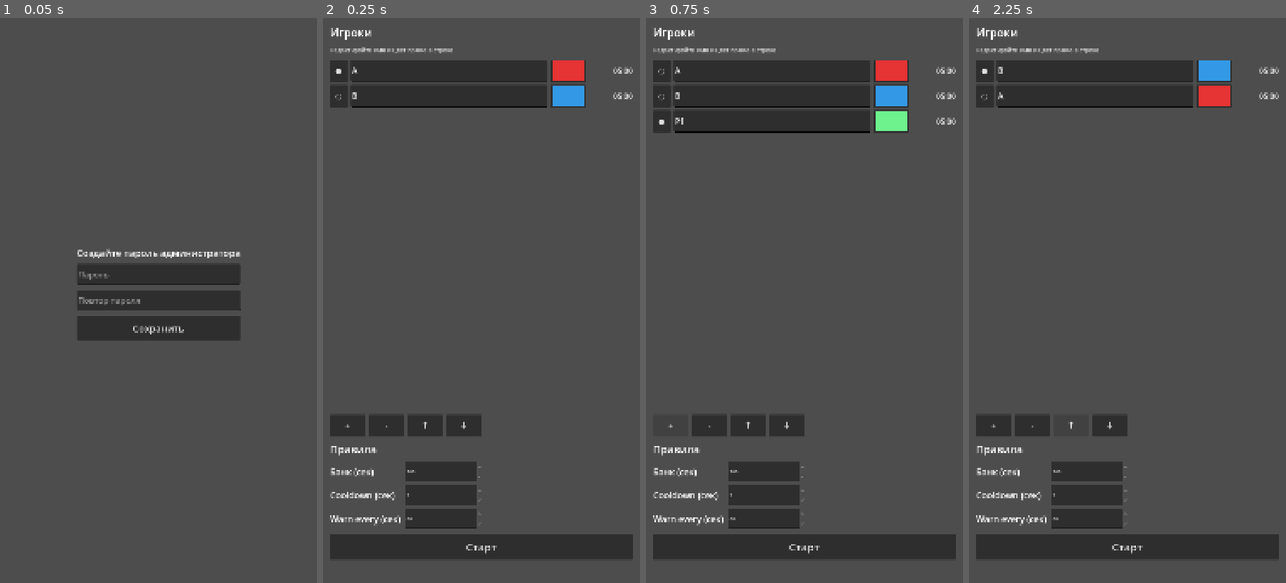
Above: before the commit, frames 1-4 (left to right).
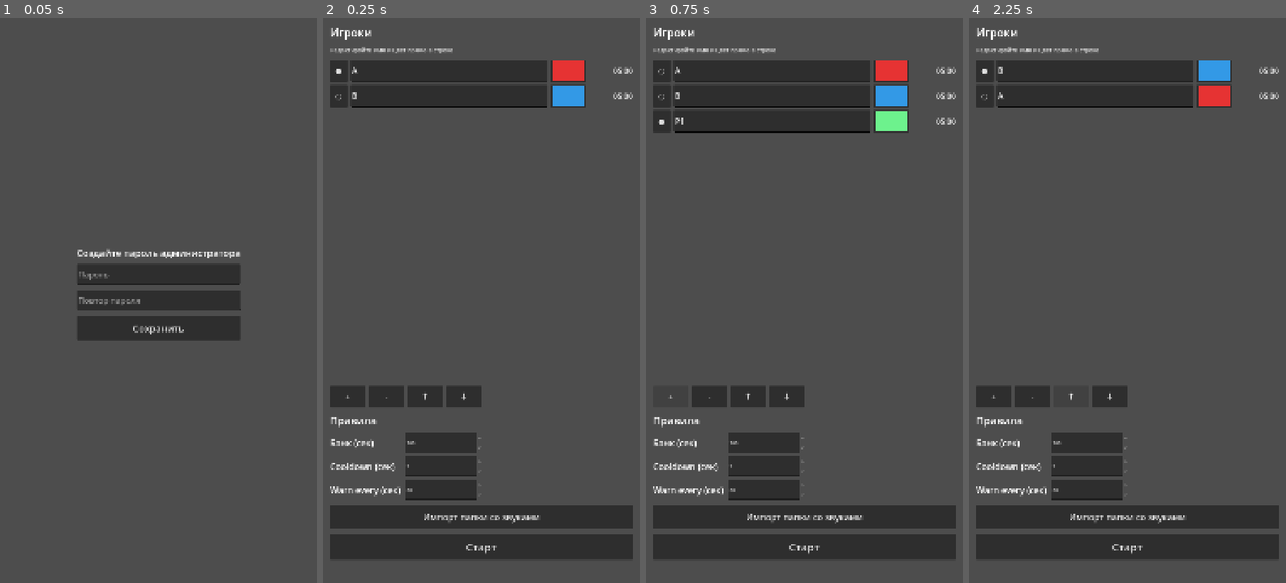
Above: after the commit, the same moments.

Repository: PhysicistLeon/turnboard-timebank
Game: Godot game, scene res://ui/Main.tscn
The game is run twice, just before and just after one commit, with the same random seed, the same clock (stepped at 60 frames per second) and the same inputs.
Inputs:
- Up to frame 1 (0.05 s): no input
- Up to frame 2 (0.25 s): no input
- Up to frame 3 (0.75 s): click "+" at 0.5 s
- Up to frame 4 (2.25 s): click "-" at 1.25 s; click "↑" at 2 s

Frame 1 is identical in both runs. In frame 2, 8.5% of the frame differs, in the area x 2-98%, y 65-91%; in frame 3, 7.8%; in frame 4, 7.8%.

Commit message:
Scope click sound to BigBtn and add runtime sound folder import

Diff:
--- a/autoload/GameController.gd
+++ b/autoload/GameController.gd
@@ -6,12 +6,10 @@
 const StorageScript := preload("res://infra/Storage.gd")
 const LoggerScript := preload("res://infra/Logger.gd")
 const SoundServiceScript := preload("res://infra/SoundService.gd")
-const UI_CLICK_PATH := "res://sounds/kriakalka.mp3"
 
 var storage = StorageScript.new()
 var event_logger = LoggerScript.new()
 var sound = SoundServiceScript.new()
-var _ui_click_player: AudioStreamPlayer = AudioStreamPlayer.new()
 
 var state := Model.GameState.new()
 var seq: int = 1
@@ -22,8 +20,6 @@
 
 func _ready() -> void:
 	add_child(sound)
-	add_child(_ui_click_player)
-	_ui_click_player.stream = load(UI_CLICK_PATH) as AudioStream
 
 	storage.load_cfg()
 	seq = storage.get_log_seq()
@@ -82,12 +78,13 @@
 	if had_events:
 		state_changed.emit(state)
 
-func play_ui_click() -> void:
-	if _ui_click_player.stream != null:
-		_ui_click_player.stop()
-		_ui_click_player.play()
+func play_big_button_click() -> void:
+	sound.play_random_library_click()
 	if OS.get_name() == "Android" or OS.get_name() == "iOS":
 		Input.vibrate_handheld(30, 0.7)
+
+func import_sound_directory_via_picker(on_done: Callable = Callable()) -> void:
+	sound.import_mp3_directory_via_picker(on_done)
 
 func _apply_and_log_if_needed(ev: Dictionary, write_log: bool) -> void:
 	if write_log:
--- a/infra/SoundService.gd
+++ b/infra/SoundService.gd
@@ -1,10 +1,19 @@
 extends Node
 class_name SoundService
 
+const LIBRARY_DIR := "user://sounds"
+const DEFAULT_UI_CLICK_PATH := "res://sounds/kriakalka.mp3"
+
 @onready var player: AudioStreamPlayer = AudioStreamPlayer.new()
+
+var _library_mp3_paths: Array[String] = []
+var _default_click_stream: AudioStream = null
 
 func _ready() -> void:
 	add_child(player)
+	DirAccess.make_dir_recursive_absolute(LIBRARY_DIR)
+	_default_click_stream = load(DEFAULT_UI_CLICK_PATH) as AudioStream
+	refresh_library()
 
 func play_stream(stream: AudioStream) -> void:
 	if stream == null:
@@ -25,3 +34,103 @@
 		var s3: AudioStreamWAV = AudioStreamWAV.load_from_file(path_or_uri)
 		return s3
 	return null
+
+func refresh_library() -> void:
+	_library_mp3_paths.clear()
+	var dir := DirAccess.open(LIBRARY_DIR)
+	if dir == null:
+		return
+	dir.list_dir_begin()
+	while true:
+		var name := dir.get_next()
+		if name == "":
+			break
+		if dir.current_is_dir():
+			continue
+		if name.get_extension().to_lower() == "mp3":
+			_library_mp3_paths.append(LIBRARY_DIR.path_join(name))
+	dir.list_dir_end()
+
+func play_random_library_click() -> void:
+	if _library_mp3_paths.is_empty():
+		if _default_click_stream != null:
+			play_stream(_default_click_stream)
+		return
+
+	var path := _library_mp3_paths.pick_random()
+	var bytes := FileAccess.get_file_as_bytes(path)
+	if bytes.is_empty():
+		if _default_click_stream != null:
+			play_stream(_default_click_stream)
+		return
+
+	var stream := AudioStreamMP3.new()
+	stream.data = bytes
+	play_stream(stream)
+
+func import_mp3_directory_via_picker(on_done: Callable = Callable()) -> void:
+	if not DisplayServer.has_feature(DisplayServer.FEATURE_NATIVE_DIALOG_FILE):
+		if on_done.is_valid():
+			on_done.call("Native file dialog is not supported", 0)
+		return
+
+	DisplayServer.file_dialog_show(
+		"Импорт папки со звуками",
+		"",
+		"",
+		false,
+		DisplayServer.FILE_DIALOG_MODE_OPEN_DIR,
+		PackedStringArray(["*.mp3;MP3 Audio;audio/mpeg"]),
+		func(ok: bool, selected: PackedStringArray, _filter_idx: int) -> void:
+			if not ok or selected.is_empty():
+				if on_done.is_valid():
+					on_done.call("Импорт отменён", 0)
+				return
+			var imported := import_mp3_from_directory(selected[0])
+			if on_done.is_valid():
+				on_done.call("Импортировано mp3: %d" % imported, imported)
+	)
+
+func import_mp3_from_directory(source_dir: String) -> int:
+	DirAccess.make_dir_recursive_absolute(LIBRARY_DIR)
+	var imported := 0
+	var dir := DirAccess.open(source_dir)
+	if dir == null:
+		return 0
+
+	dir.list_dir_begin()
+	while true:
+		var file_name := dir.get_next()
+		if file_name == "":
+			break
+		if dir.current_is_dir():
+			continue
+		if file_name.get_extension().to_lower() != "mp3":
+			continue
+
+		var src_path := source_dir.path_join(file_name)
+		var bytes := FileAccess.get_file_as_bytes(src_path)
+		if bytes.is_empty():
+			continue
+
+		var target_name := _build_unique_library_name(file_name)
+		var dst_path := LIBRARY_DIR.path_join(target_name)
+		var out := FileAccess.open(dst_path, FileAccess.WRITE)
+		if out == null:
+			continue
+		out.store_buffer(bytes)
+		imported += 1
+	dir.list_dir_end()
+
+	refresh_library()
+	return imported
+
+func _build_unique_library_name(base_name: String) -> String:
+	var ext := base_name.get_extension()
+	var stem := base_name.get_basename()
+	var candidate := base_name
+	var i := 1
+	while FileAccess.file_exists(LIBRARY_DIR.path_join(candidate)):
+		candidate = "%s_%d.%s" % [stem, i, ext]
+		i += 1
+	return candidate
--- a/ui/Game.gd
+++ b/ui/Game.gd
@@ -39,9 +39,8 @@
 	time_lbl.text = Util.ms_to_mmss(s.derive_current_bank_ms(now))
 
 func _tap() -> void:
-	GameController.play_ui_click()
+	GameController.play_big_button_click()
 	GameController.dispatch({"type": Const.CMD_TAP})
 
 func _pause() -> void:
-	GameController.play_ui_click()
 	GameController.dispatch({"type": Const.CMD_TECH_PAUSE_ON, "reason": "manual"})
--- a/ui/PasswordSetup.gd
+++ b/ui/PasswordSetup.gd
@@ -10,7 +10,6 @@
 	$VBox/SaveBtn.pressed.connect(_save)
 
 func _save() -> void:
-	GameController.play_ui_click()
 	var a: String = pass1.text
 	var b: String = pass2.text
 	if a.length() < 3:
--- a/ui/Pause.gd
+++ b/ui/Pause.gd
@@ -37,15 +37,12 @@
 	$VBox/AdminActions.visible = s.admin_mode
 
 func _continue() -> void:
-	GameController.play_ui_click()
 	GameController.dispatch({"type": Const.CMD_TECH_PAUSE_OFF})
 
 func _new_game() -> void:
-	GameController.play_ui_click()
 	GameController.dispatch({"type": Const.CMD_NEW_GAME})
 
 func _admin_auth() -> void:
-	GameController.play_ui_click()
 	var entered_password: String = admin_pass.text
 	if entered_password.strip_edges() == "":
 		admin_status.text = "Введите пароль"
@@ -62,9 +59,7 @@
 	_admin_auth()
 
 func _undo() -> void:
-	GameController.play_ui_click()
 	GameController.dispatch({"type": Const.CMD_UNDO})
 
 func _reverse() -> void:
-	GameController.play_ui_click()
 	GameController.dispatch({"type": Const.CMD_ORDER_REVERSE})
--- a/ui/Setup.gd
+++ b/ui/Setup.gd
@@ -17,6 +17,7 @@
 	$VBox/HBox1/UpBtn.pressed.connect(_move_up)
 	$VBox/HBox1/DownBtn.pressed.connect(_move_down)
 
+	$VBox/ImportSoundsBtn.pressed.connect(_import_sounds)
 	$VBox/StartBtn.pressed.connect(_start)
 
 	bank.min_value = 10
@@ -60,7 +61,6 @@
 	select_btn.add_theme_font_size_override("font_size", 26)
 	select_btn.pressed.connect(func() -> void:
 		_selected_index = idx
-		GameController.play_ui_click()
 		_render(GameController.state)
 	)
 	row.add_child(select_btn)
@@ -84,7 +84,6 @@
 	color_btn.color_changed.connect(func(new_color: Color) -> void:
 		if GameController.state.players.has(player.name):
 			(GameController.state.players[player.name] as Model.Player).color = new_color
-		GameController.play_ui_click()
 	)
 	row.add_child(color_btn)
 
@@ -129,11 +128,9 @@
 			s.order[i] = new_name
 
 	err.text = ""
-	GameController.play_ui_click()
 	_render(s)
 
 func _add_player() -> void:
-	GameController.play_ui_click()
 	var s: Model.GameState = GameController.state
 	var base := "P"
 	var i := 1
@@ -151,7 +148,6 @@
 	_render(s)
 
 func _remove_player() -> void:
-	GameController.play_ui_click()
 	var s: Model.GameState = GameController.state
 	if s.order.is_empty() or _selected_index < 0:
 		return
@@ -164,7 +160,6 @@
 	_render(s)
 
 func _move_up() -> void:
-	GameController.play_ui_click()
 	var s: Model.GameState = GameController.state
 	if s.order.size() < 2 or _selected_index <= 0:
 		return
@@ -176,7 +171,6 @@
 	_render(s)
 
 func _move_down() -> void:
-	GameController.play_ui_click()
 	var s: Model.GameState = GameController.state
 	if s.order.size() < 2 or _selected_index < 0 or _selected_index >= s.order.size() - 1:
 		return
@@ -187,8 +181,13 @@
 	_selected_index += 1
 	_render(s)
 
+func _import_sounds() -> void:
+	err.text = "Открываю выбор папки..."
+	GameController.import_sound_directory_via_picker(func(message: String, _count: int) -> void:
+		err.text = message
+	)
+
 func _start() -> void:
-	GameController.play_ui_click()
 	var s: Model.GameState = GameController.state
 	s.rules.bank_initial_ms = int(bank.value) * 1000
 	s.rules.cooldown_ms = int(cd.value) * 1000
--- a/ui/Setup.tscn
+++ b/ui/Setup.tscn
@@ -114,6 +114,12 @@
 layout_mode = 2
 theme_override_font_sizes/font_size = 32
 
+[node name="ImportSoundsBtn" type="Button" parent="VBox"]
+custom_minimum_size = Vector2(0, 80)
+layout_mode = 2
+theme_override_font_sizes/font_size = 30
+text = "Импорт папки со звуками"
+
 [node name="StartBtn" type="Button" parent="VBox"]
 custom_minimum_size = Vector2(0, 88)
 layout_mode = 2
